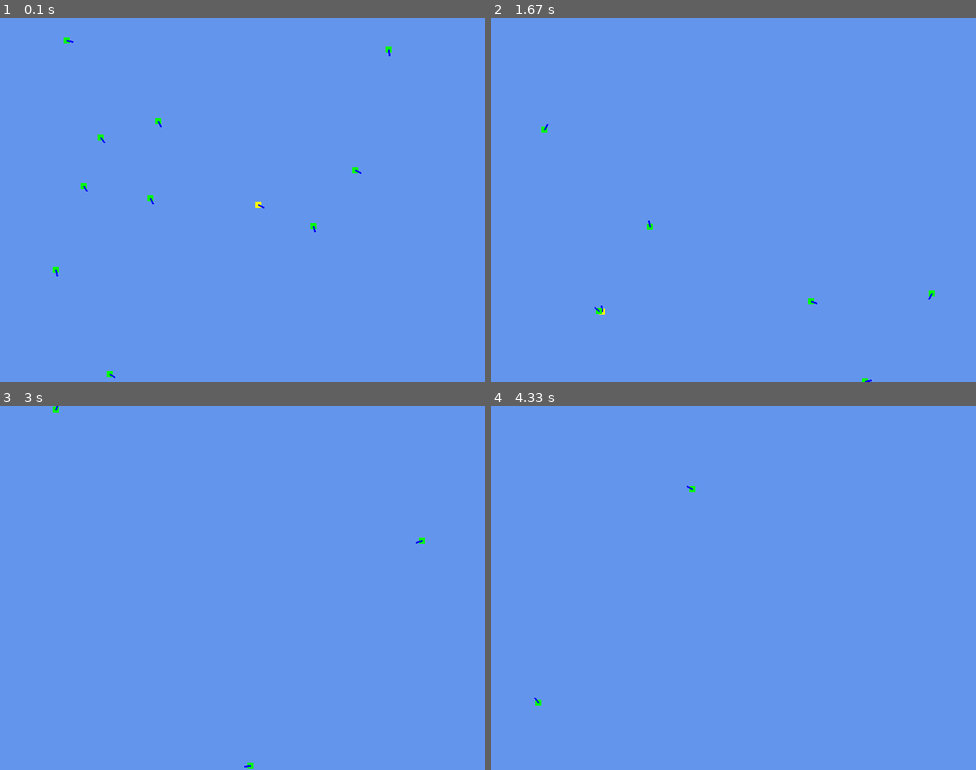
Above: before the commit, frames 1-4 (two rows, left to right).
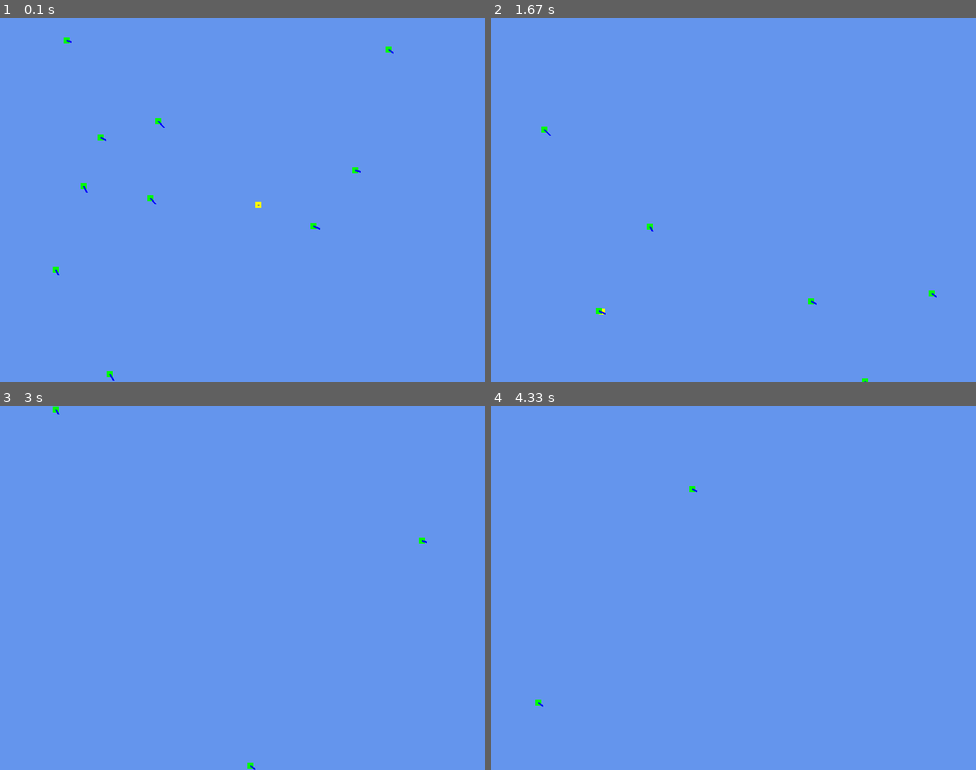
Above: after the commit, the same moments.

Repository: Luke-Hrovat-UCCS/GDD3400AI
Game: pygame game, started from A2/Moving Agents/Moving Agents/Moving_Agents.py
Two runs of this game, one before a commit and one after it. Both use one fixed random seed, a clock stepped at 60 frames per second and the inputs below.
Inputs:
- Up to frame 1 (0.1 s): no input
- Up to frame 2 (1.67 s): no input
- Up to frame 3 (3 s): no input
- Up to frame 4 (4.33 s): no input

The runs differ from the first frame. In frame 1, less than 0.1% of the frame differs, in the area x 11-82%, y 6-100%; in frame 2, less than 0.1%; in frame 3, less than 0.1%; in frame 4, less than 0.1%.

Commit message:
resolved most issues, but may not be using inheritance effectively

Diff:
--- /dev/null
+++ b/A2/Moving Agents/Moving Agents/Agent.py
@@ -0,0 +1,41 @@
+import Constants
+import Vector
+import pygame
+import random
+
+class Agent(object):
+
+     #constructor that accepts a position, velocity, color, and size and initializes data members to represent those quantities
+    def __init__(self,size=None,__pos=None,__velo=None,color=None):
+        #initialize data members
+        #"private" Python doesn't have anything that specifically locks something up, but you can do this to make it sort of private
+        self.__pos = __pos
+        self.__velo = __velo
+        self.size = size
+        self.color = color
+        self.center = Agent.calcCenter(self)
+
+    #display the player's size, position, velocity, and center for easy debugging
+    def __str__(self):
+        print("Size: ",self.size)
+        print("Position: (",self.__pos.a,", ",self.__pos.b,")")
+        print("Velocity: (",self.__velo.a,", ",self.__velo.b,")")
+        print("Center: (", self.center.a,",",self.center.b,")" )
+
+    #draws Agent and a line representing velocity
+    def draw(self,screen):
+        #draw self
+        pygame.draw.rect(screen, self.color, pygame.Rect(self.__pos.a, self.__pos.b, self.size, self.size))
+        #draw line
+        lstart = (self.center[0], self.center[1])
+        lend = (self.center[0] + self.__velo.scale(self.size).a, self.center[1]+self.__velo.scale(self.size).b)
+        pygame.draw.line(screen, (0,0,255), lstart, lend,3)
+
+        #updates position of player, chases enemies based on distance (closest),accepts a list of enemies
+    def update(self,enemies):
+       return
+
+    #compute the center of the enemy object based on its position and size
+    def calcCenter(self):
+        cent = (self.__pos.a + (self.size/2),self.__pos.b + (self.size/2))
+        return cent
--- a/A2/Moving Agents/Moving Agents/Enemy.py
+++ b/A2/Moving Agents/Moving Agents/Enemy.py
@@ -2,8 +2,9 @@
 import Vector
 import pygame
 import random
+from Agent import Agent
 
-class Enemy:
+class Enemy(Agent):
     #constructor that accepts a position, velocity, color, and size and initializes data members to represent those quantities
     def __init__(self,size=None,__pos=None,__velo=None,color=None):
         #default constructor
@@ -17,31 +18,11 @@
         if(color is None):
             color = Constants.ENEMY_COLOR
         #initialize data members
-        #"private" Python doesn't have anything that specifically locks something up, but you can do this to make it sort of private
         self.__pos = __pos
         self.__velo = __velo
         self.size = size
         self.color = color
-
-        self.center = Enemy.calcCenter(self)
-
-
-    #display the enemy's size, position, velocity, and center for easy debugging
-    def __str__(self):
-        print("Size: ",self.size)
-        print("Position: (",self.__pos.a,", ",self.__pos.b,")")
-        print("Velocity: (",self.__velo.a,", ",self.__velo.b,")")
-        print("Center: (", self.center.a,",",self.center.b,")" )
-
-    #draws enemy and a line representing velocity
-    #draws Player and a line representing velocity
-    def draw(self,screen):
-        #draw self
-        pygame.draw.rect(screen, self.color, pygame.Rect(self.__pos.a, self.__pos.b, self.size, self.size))
-        #draw line
-        lstart = (self.center[0], self.center[1])
-        lend = (self.center[0] + self.__velo.scale(self.size).a, self.center[1]+self.__velo.scale(self.size).b)
-        pygame.draw.line(screen, (0,0,255), lstart, lend,3)
+        super().__init__(size,__pos,__velo,color)
 
     #updates position of enemy, Runs from player if player is in range, otherwise wanders, accepts a player object
     def update(self, player):
@@ -69,8 +50,4 @@
             #update position
             self.__pos.__add__(self.__velo.scale(Constants.ENEMY_SPEED))
         #update center
-        self.center = Enemy.calcCenter(self)
-    #compute the center of the enemy object based on its position and size
-    def calcCenter(self):
-        cent = (self.__pos.a + (self.size/2),self.__pos.b + (self.size/2))
-        return cent
+        self.center = Agent.calcCenter(self)
--- a/A2/Moving Agents/Moving Agents/Player.py
+++ b/A2/Moving Agents/Moving Agents/Player.py
@@ -1,8 +1,9 @@
 import Constants
 import Vector
 import pygame
+from Agent import Agent
 
-class Player:
+class Player(Agent):
     #constructor that accepts a position, velocity, color, and size and initializes data members to represent those quantities
     def __init__(self,size=None,__pos=None,__velo=None,color=None):
         #default constructor
@@ -15,31 +16,12 @@
         if(color is None):
             color = Constants.PLAYER_COLOR
         #initialize data members
-        #"private" Python doesn't have anything that specifically locks something up, but you can do this to make it sort of private
         self.__pos = __pos
         self.__velo = __velo
-
         self.size = size
         self.color = color
         self.target = None
-        self.center = Player.calcCenter(self)
-
-
-    #display the player's size, position, velocity, and center for easy debugging
-    def __str__(self):
-        print("Size: ",self.size)
-        print("Position: (",self.__pos.a,", ",self.__pos.b,")")
-        print("Velocity: (",self.__velo.a,", ",self.__velo.b,")")
-        print("Center: (", self.center.a,",",self.center.b,")" )
-
-    #draws Player and a line representing velocity
-    def draw(self,screen):
-        #draw self
-        pygame.draw.rect(screen, self.color, pygame.Rect(self.__pos.a, self.__pos.b, self.size, self.size))
-        #draw line
-        lstart = (self.center[0], self.center[1])
-        lend = (self.center[0] + self.__velo.scale(self.size).a, self.center[1]+self.__velo.scale(self.size).b)
-        pygame.draw.line(screen, (0,0,255), lstart, lend,3)
+        super().__init__(size,__pos,__velo,color)
 
     #updates position of player, chases enemies based on distance (closest),accepts a list of enemies
     def update(self,enemies):
@@ -70,9 +52,4 @@
             #update position
             self.__pos.__add__(self.__velo.scale(Constants.PLAYER_SPEED))
         #update center
-        self.center = Player.calcCenter(self)
-
-    #compute the center of the Player object based on its position and size
-    def calcCenter(self):
-        cent = (self.__pos.a + (self.size/2),self.__pos.b + (self.size/2))
-        return cent
+        self.center = Agent.calcCenter(self)
Not shown, changed: A2/Moving Agents/Moving Agents/Moving Agents.pyproj
